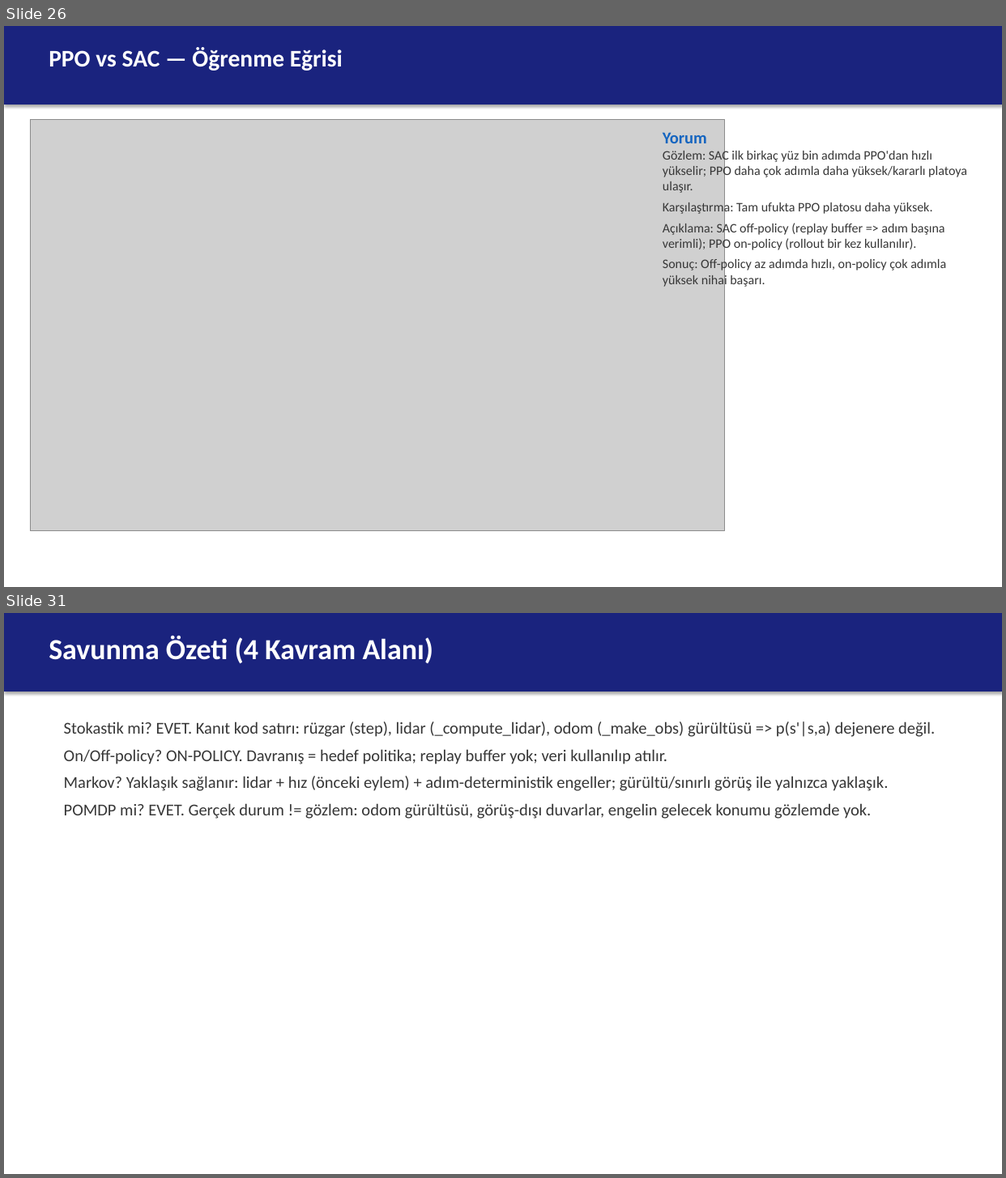
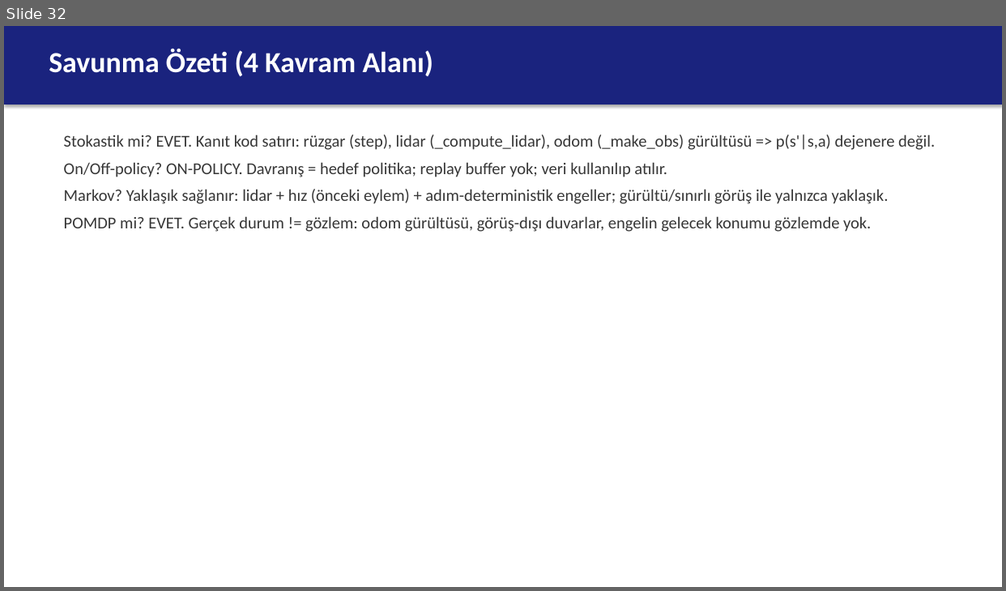
Before and after one commit to berkeryigit/rl_drone_pathfinding, a slide deck: deliverables/sunum/220202046_sunum.pptx. Shown one above the other, each under a label of ours: slides 26 and 31 before the commit, slide 32 after it; the slides between them are not shown. The pictures are 1006x1178 and 1006x591 pixels, drawn with LibreOffice and Linux fonts; fonts in the diff are those of the drawing; grey boxes stand for pictures. Boxes give left, top, right and bottom in pixels: in the first picture for what was removed or moved away, otherwise in the second. Text is boxed around its words. In the diff, an @@ line names an element or a change of style, - is before the commit and + after.

```diff
--- a/deliverables/sunum/220202046_sunum.pptx
+++ b/deliverables/sunum/220202046_sunum.pptx
@@ slide 26 removed at <box>4,26,1002,587</box>, background #FFFFFF @@
@@ rectangle removed at <box>4,26,1002,105</box> @@
@@ text removed at <box>49,47,343,71</box> @@
-PPO vs SAC — Öğrenme Eğrisi
@@ picture removed at <box>30,120,725,531</box> @@
@@ text removed at <box>663,132,967,288</box> @@
-Yorum
-Gözlem: SAC ilk birkaç yüz bin adımda PPO'dan hızlı yükselir; PPO daha çok adımla daha yüksek/kararlı platoya ulaşır.
-Karşılaştırma: Tam ufukta PPO platosu daha yüksek.
-Açıklama: SAC off-policy (replay buffer => adım başına verimli); PPO on-policy (rollout bir kez kullanılır).
-Sonuç: Off-policy az adımda hızlı, on-policy çok adımla yüksek nihai başarı.
@@ what was slide 31 is now slide 32 @@
```
Also in this commit, not shown: 2 slides changed, 6 slides added, 4 other slides removed, 37 other files.
